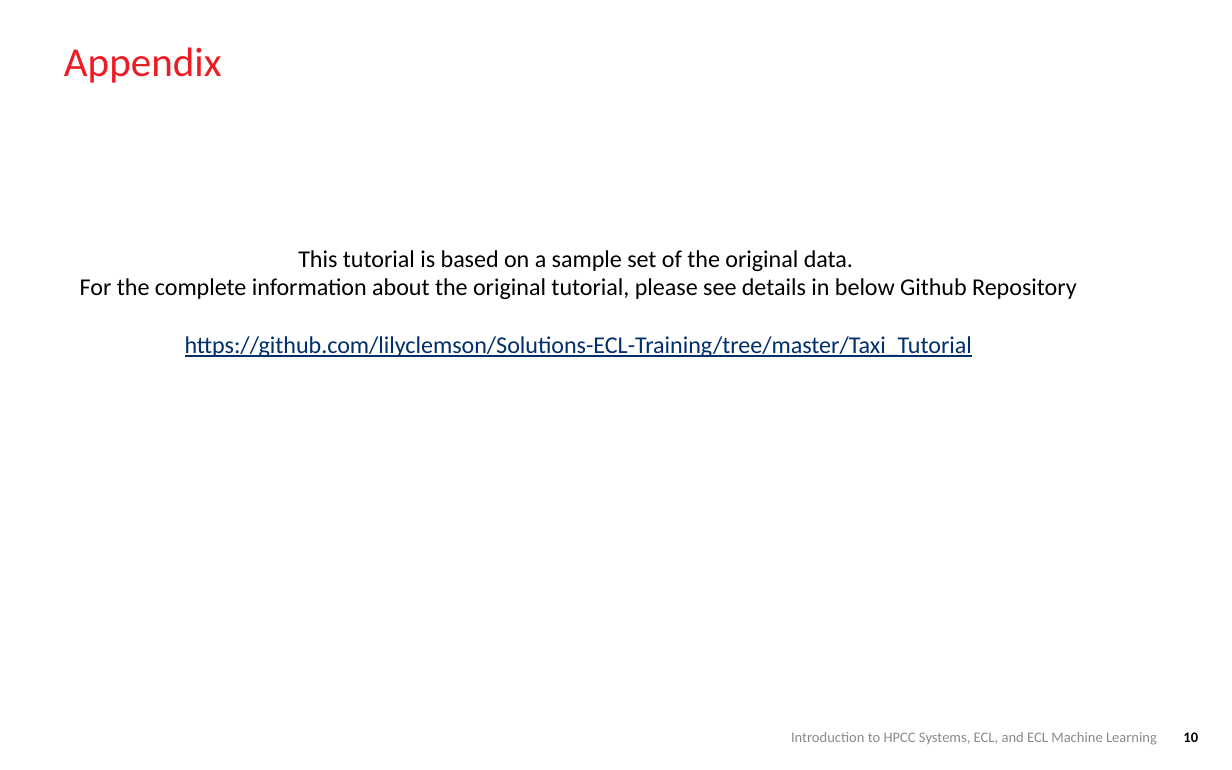
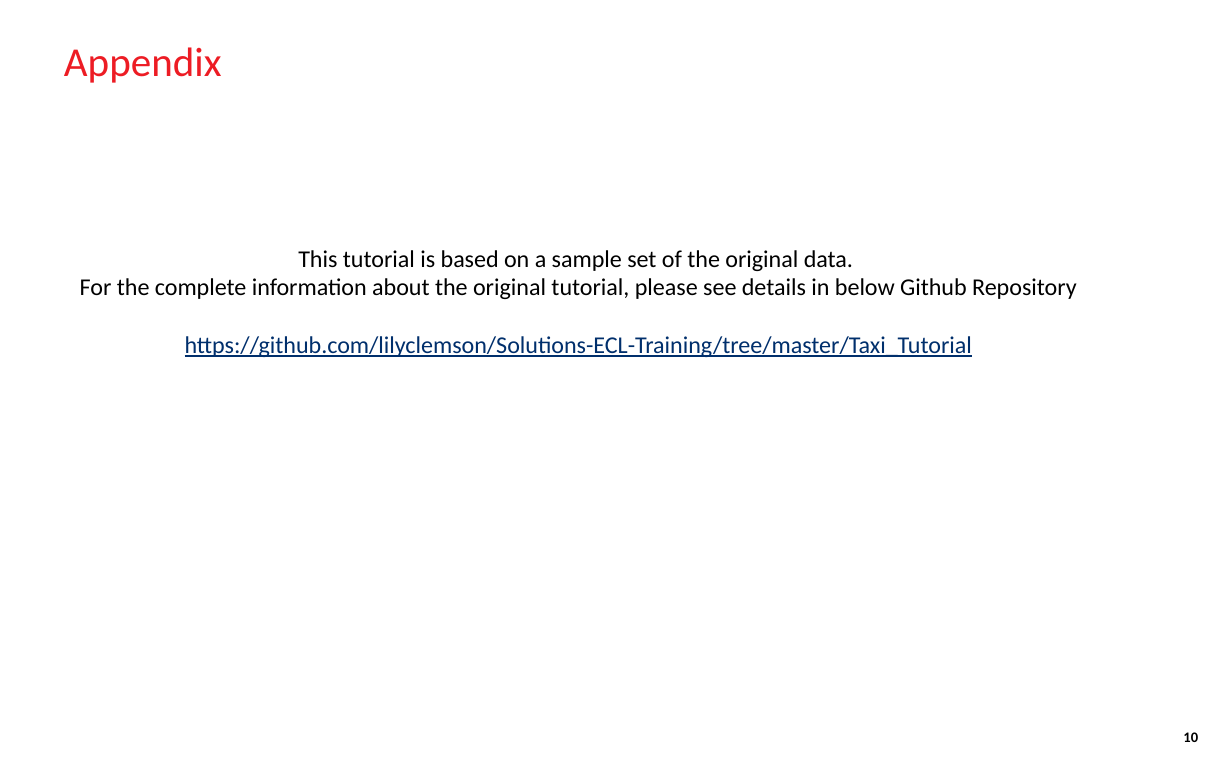
Before and after one commit to hpcc-systems/HPCC-ECL-Training, a slide deck: slide 10 of NYTaxiTrip/ppt/NYTaxi_slides.pptx. Drawn at 1232x770 pixels with LibreOffice and Linux fonts; fonts in the diff are those of the drawing; background and template pictures are left out. Boxes give left, top, right and bottom in pixels: in the first picture for what was removed or moved away, otherwise in the second. Text is boxed around its words. In the diff, an @@ line names an element or a change of style, - is before the commit and + after.

```diff
--- a/NYTaxiTrip/ppt/NYTaxi_slides.pptx
+++ b/NYTaxiTrip/ppt/NYTaxi_slides.pptx
@@ text removed at box(791, 732, 1157, 745) @@
-Introduction to HPCC Systems, ECL, and ECL Machine Learning
```
Also in this commit, not shown: 3 other slides changed, 11 other files.
